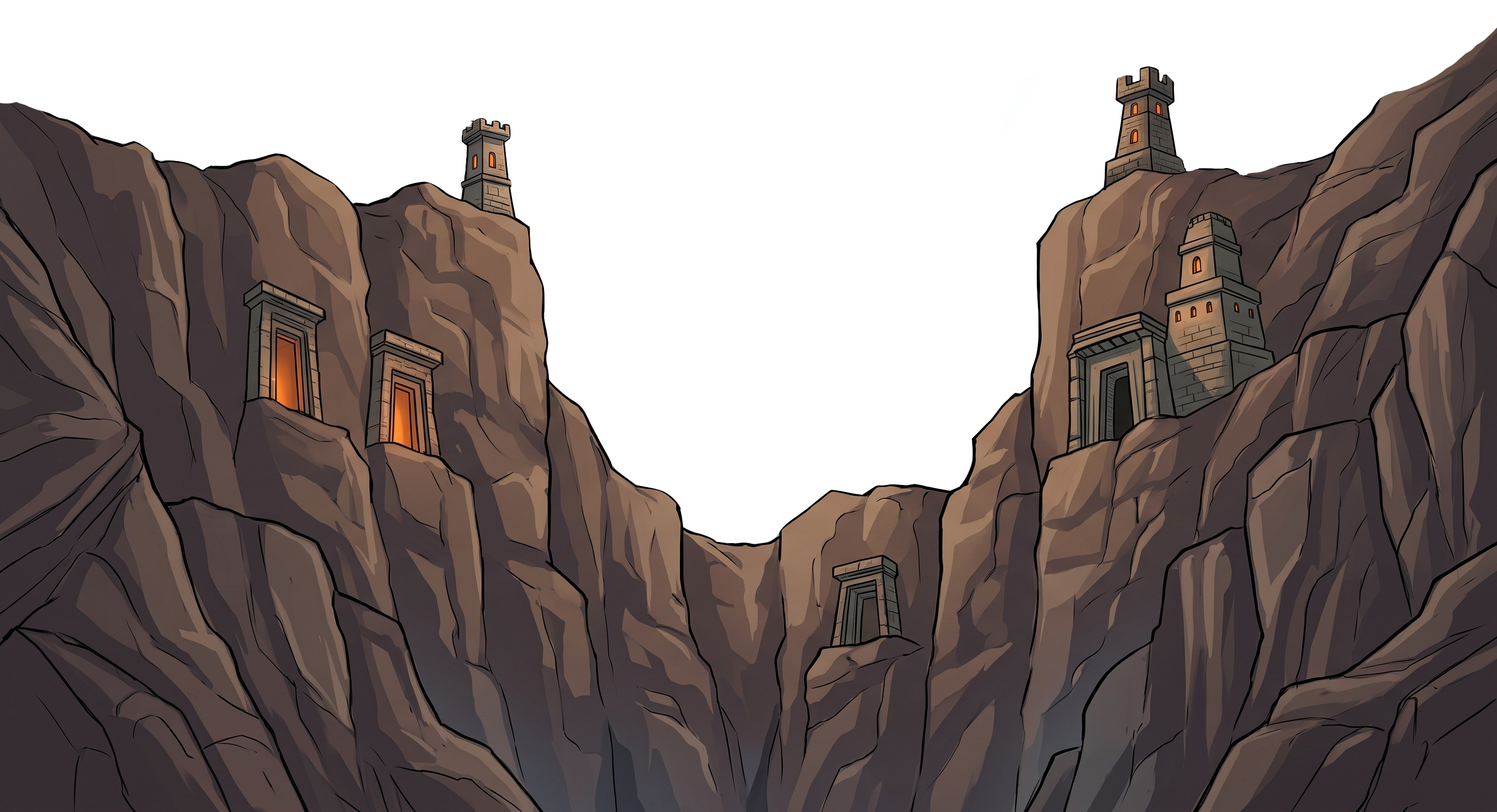
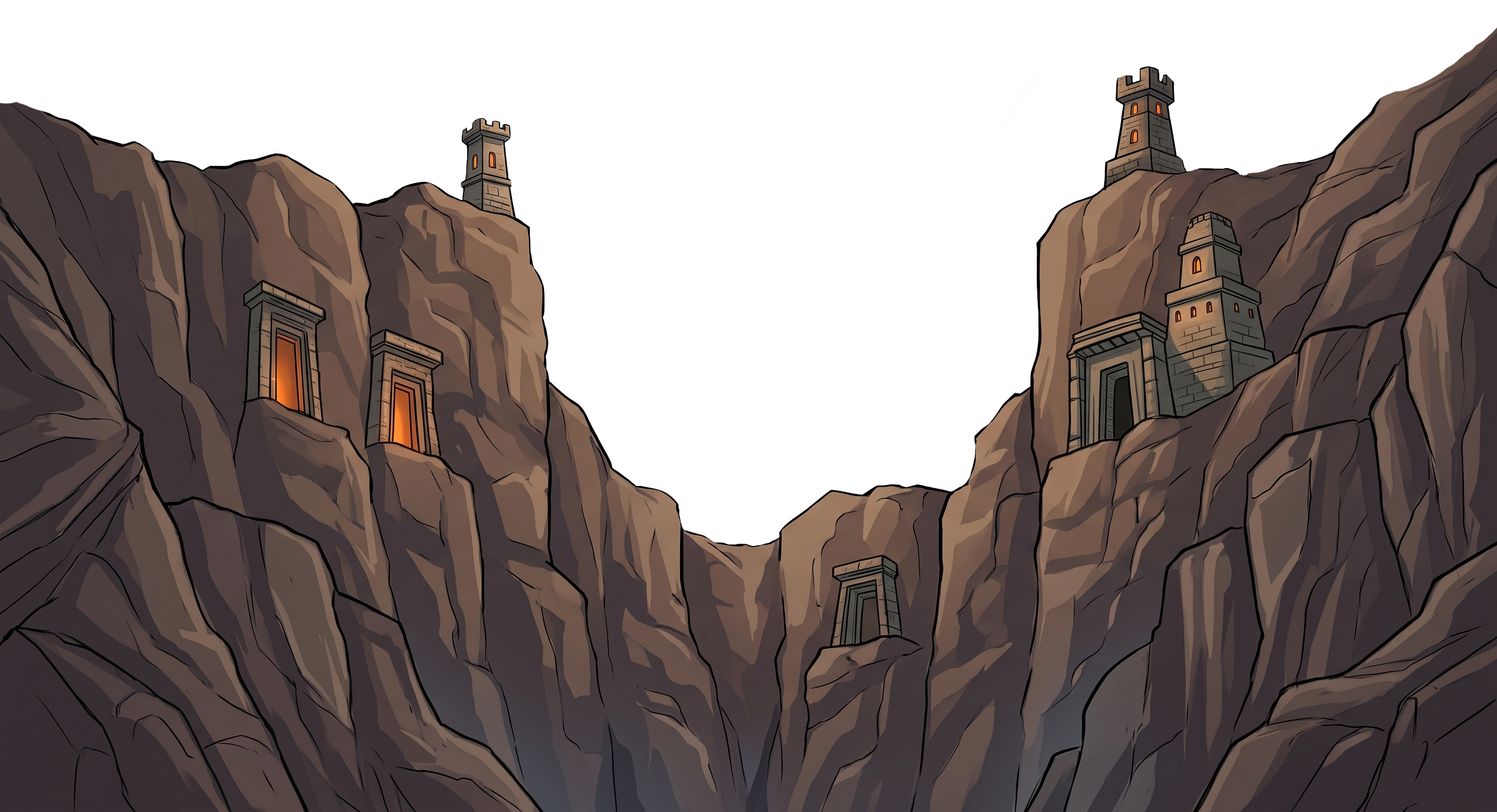
Revision of a layered 1497x812 image; what changed, layer by layer:
painted on "Capa 1" over (x1=385, y1=117, x2=1005, y2=547)
